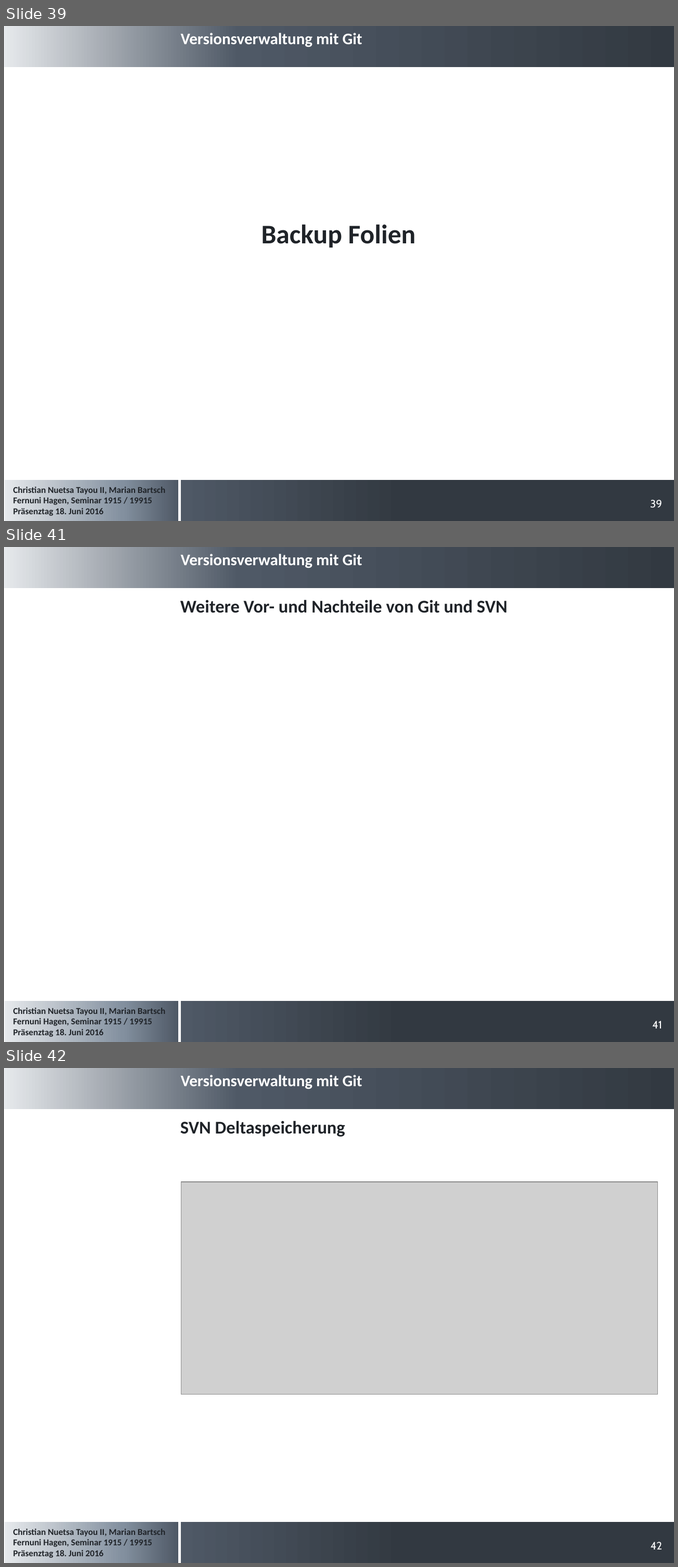
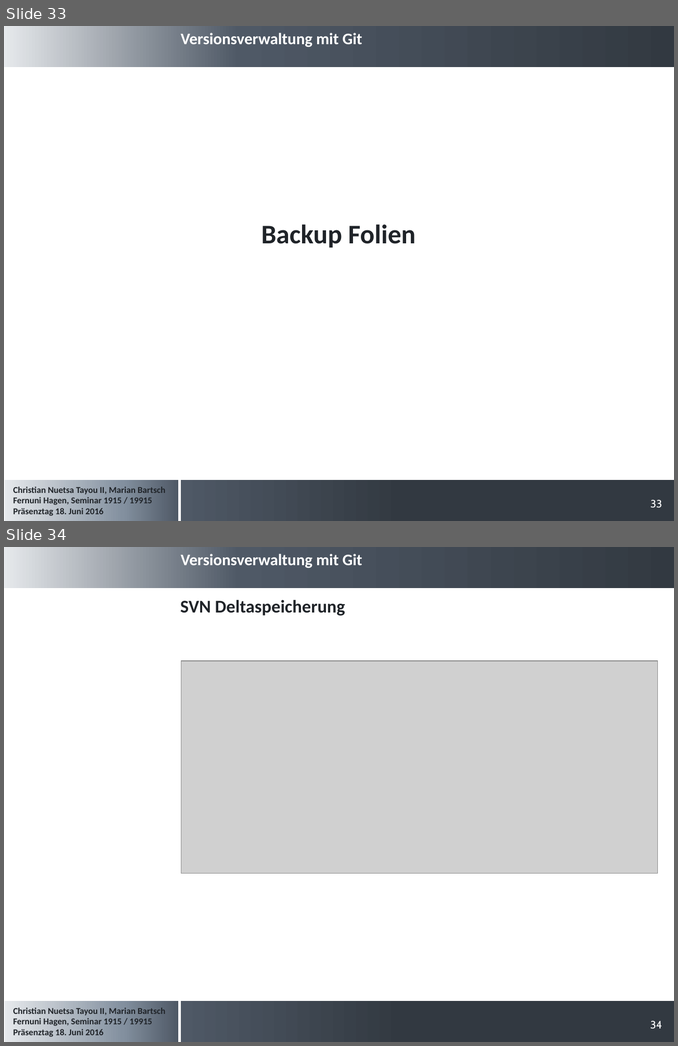
Before and after one commit to cristallin/git-project-seminar, a slide deck: Präsentation_Seminararbeit.pptx. Shown one above the other, each under a label of ours: slides 39, 41 and 42 before the commit, slides 33 and 34 after it; the slides between them are not shown. The pictures are 678x1567 and 678x1046 pixels, drawn with LibreOffice and Linux fonts; fonts in the diff are those of the drawing; grey boxes stand for pictures; background and template pictures are left out. Boxes give left, top, right and bottom in pixels: in the first picture for what was removed or moved away, otherwise in the second. Text is boxed around its words. In the diff, an @@ line names an element or a change of style, - is before the commit and + after.

```diff
--- a/Präsentation_Seminararbeit.pptx
+++ b/Präsentation_Seminararbeit.pptx
@@ slide 41 removed at (x1=4, y1=547, x2=674, y2=1042), background #FFFFFF; not listed: 5 template elements that a slide beside it also shows @@
@@ title removed at (x1=180, y1=600, x2=507, y2=613) @@
-Weitere Vor- und Nachteile von Git und SVN
@@ page number removed at (x1=652, y1=1021, x2=662, y2=1029) @@
-41
@@ what was slide 39 is now slide 33 @@
@@ page number at (x1=650, y1=500, x2=662, y2=508): text changed @@
-39
+33
@@ what was slide 42 is now slide 34 @@
@@ page number at (x1=650, y1=1021, x2=662, y2=1029): text changed @@
-42
+34
```
Also in this commit, not shown: 6 slides changed, 1 other slide removed.
